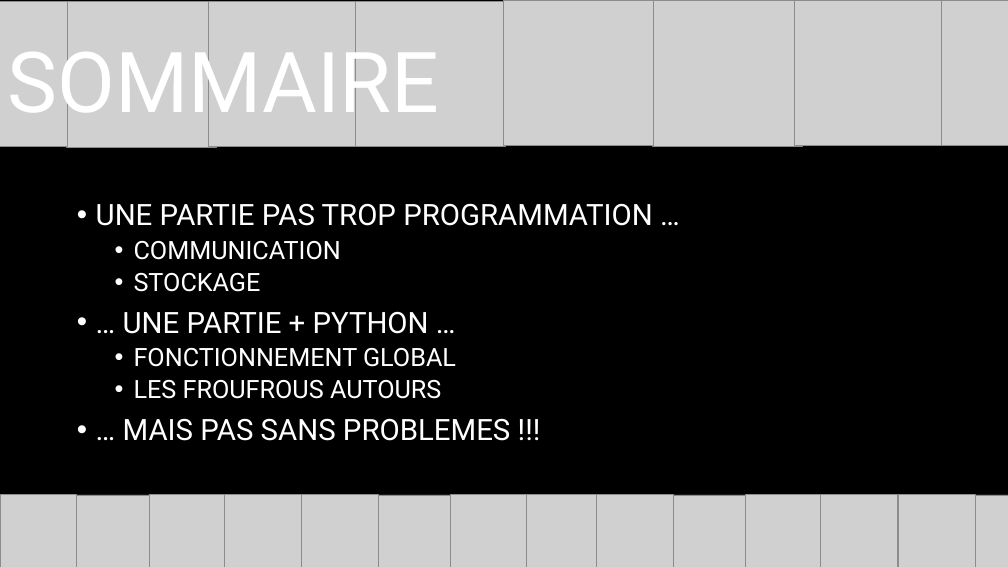
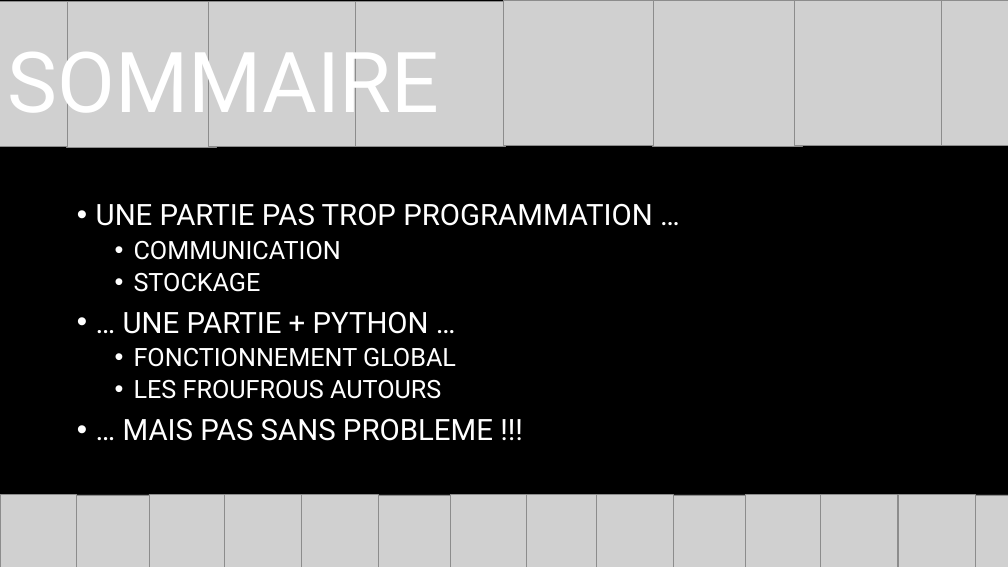
Before and after one commit to NSI-F1-2023-2024/Project-1-TETROS, a slide deck: slide 2 of presentation_tetrisé.pptx. Drawn at 1008x567 pixels with LibreOffice and Linux fonts; fonts in the diff are those of the drawing; grey boxes stand for pictures; background and template pictures are left out. Boxes give left, top, right and bottom in pixels: in the first picture for what was removed or moved away, otherwise in the second. Text is boxed around its words. In the diff, an @@ line names an element or a change of style, - is before the commit and + after.

```diff
--- a/presentation_tetrisé.pptx
+++ b/presentation_tetrisé.pptx
@@ text at [123, 418, 493, 441]: text changed @@
-• … MAIS PAS SANS PROBLEMES !!!
+• … MAIS PAS SANS PROBLEME !!!
```
Also in this commit, not shown: 5 other slides changed.
